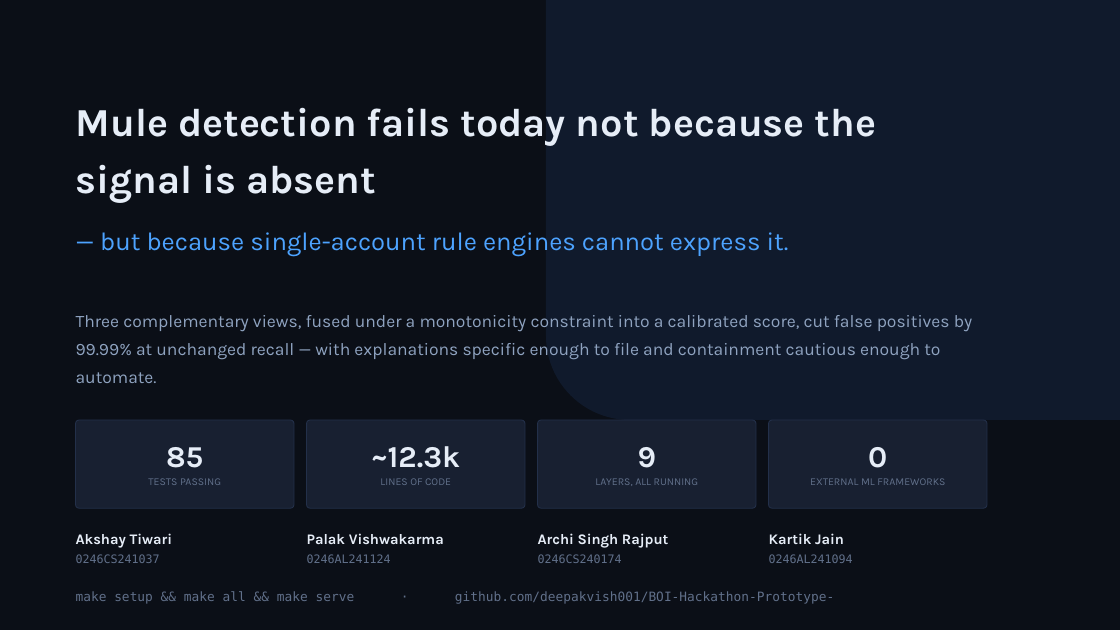
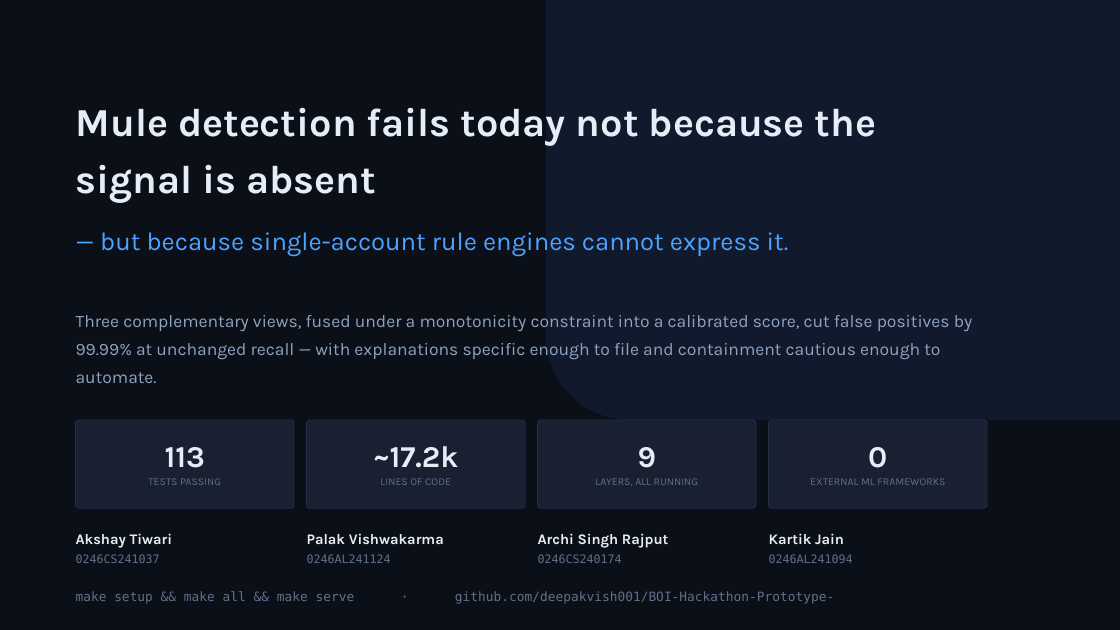
Before and after one commit to deepakvish001/BOI-Hackathon-Prototype-, a slide deck: slide 19 of docs/BODHI_Mule_Hunter_Deck.pptx (slide 18 before the commit). Drawn at 1120x630 pixels with LibreOffice and Linux fonts; fonts in the diff are those of the drawing. Boxes give left, top, right and bottom in pixels: in the first picture for what was removed or moved away, otherwise in the second. Text is boxed around its words. In the diff, an @@ line names an element or a change of style, - is before the commit and + after.

```diff
--- a/docs/BODHI_Mule_Hunter_Deck.pptx
+++ b/docs/BODHI_Mule_Hunter_Deck.pptx
@@ text at [165,447,205,468]: text changed @@
-85
+113
@@ text at [373,446,458,468]: text changed @@
-~12.3k
+~17.2k
```
Also in this commit, not shown: 16 other slides changed, 1 slide added, 13 other files.
